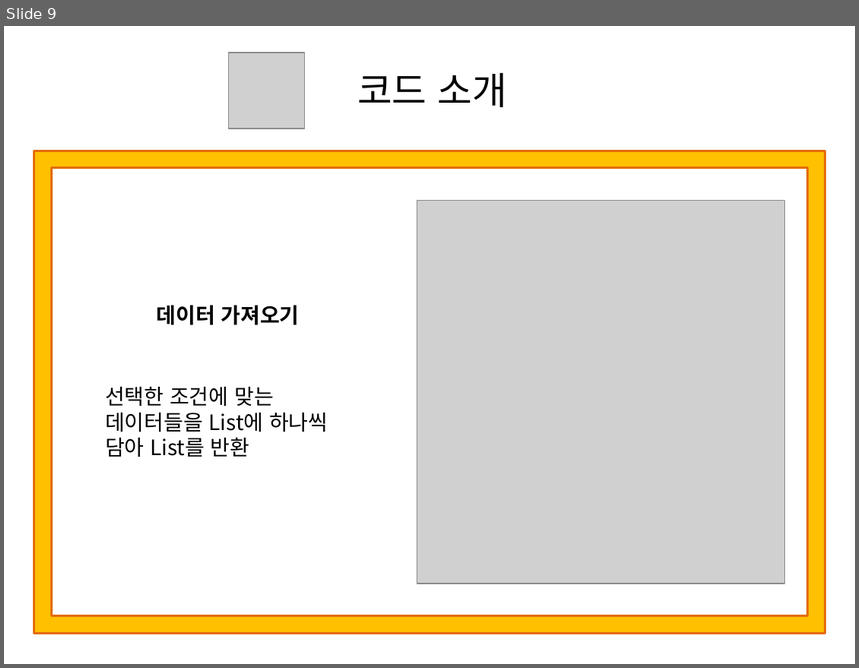
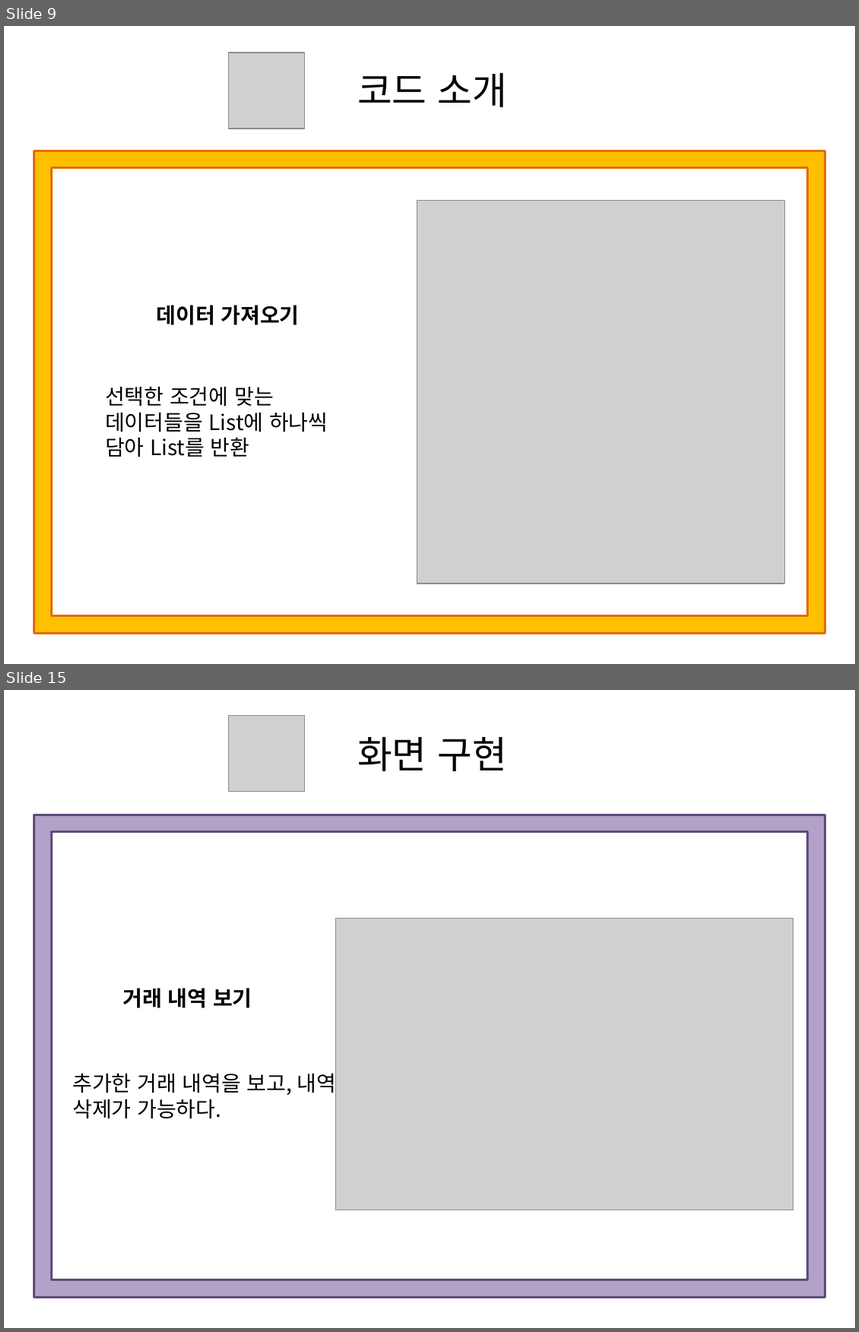
Before and after one commit to Yorgos7784/SW_Lesson, a slide deck: Portfolio/ppt/CarManagementProgram.pptx. Shown one above the other, each under a label of ours: slide 9 before the commit, slides 9 and 15 after it; the slides between them are not shown. The pictures are 859x668 and 859x1332 pixels, drawn with LibreOffice and Linux fonts; fonts in the diff are those of the drawing; grey boxes stand for pictures. Boxes give left, top, right and bottom in pixels: in the first picture for what was removed or moved away, otherwise in the second. Text is boxed around its words. In the diff, an @@ line names an element or a change of style, - is before the commit and + after.

```diff
--- a/Portfolio/ppt/CarManagementProgram.pptx
+++ b/Portfolio/ppt/CarManagementProgram.pptx
@@ slide 15 added at (x1=4, y1=690, x2=855, y2=1328), background #FFFFFF @@
@@ picture added at (x1=229, y1=716, x2=304, y2=791) @@
@@ text added at (x1=357, y1=737, x2=508, y2=771), 32 pt, text #000000 @@
+화면 구현
@@ frame added at (x1=34, y1=815, x2=825, y2=1298), fill #B3A2C7, outline #604A7B 2 pt @@
@@ picture added at (x1=336, y1=918, x2=794, y2=1210) @@
@@ text added at (x1=123, y1=988, x2=253, y2=1008), 18 pt, text #000000, bold @@
+거래 내역 보기
@@ text added at (x1=72, y1=1070, x2=337, y2=1119), 18 pt, text #000000 @@
+추가한 거래 내역을 보고, 내역 삭제가 가능하다.
```
Also in this commit, not shown: 1 slide changed, 9 other slides added, 36 other files.
